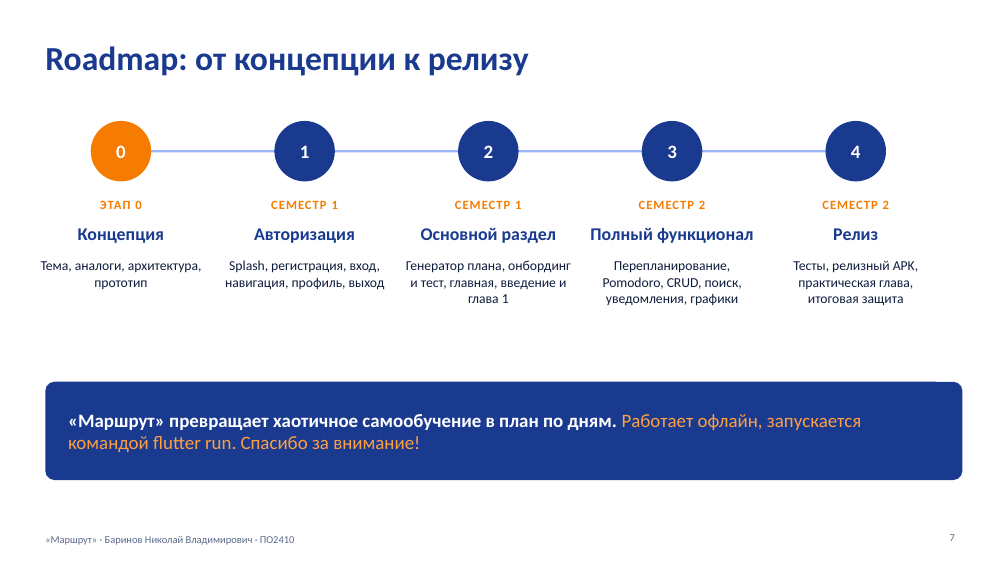
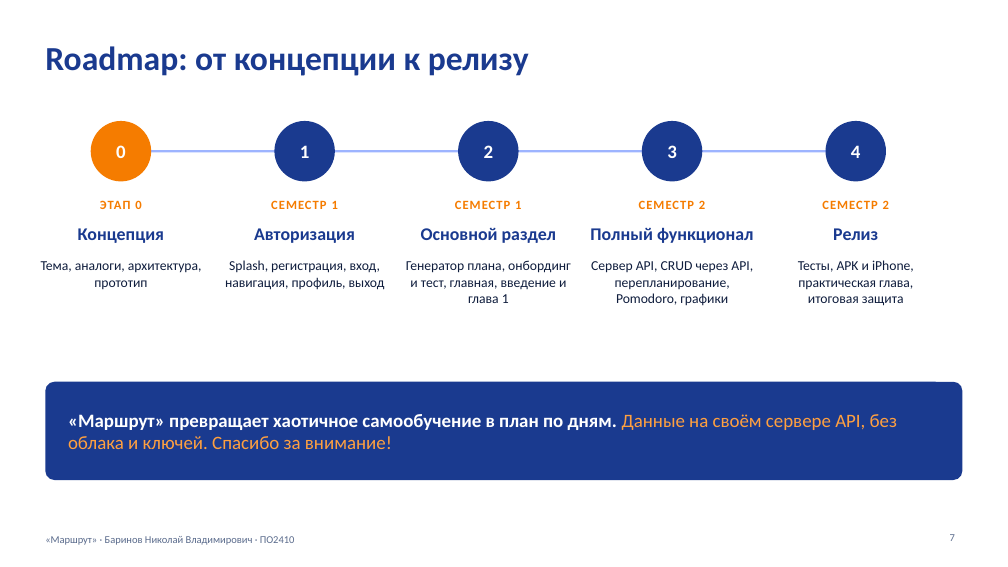
Before and after one commit to Barin5550/3_KURS_DIPLOMKA_BOBR_S, a slide deck: slide 7 of docs/presentation/Маршрут_защита_концепции.pptx. Drawn at 1008x567 pixels with LibreOffice and Linux fonts; fonts in the diff are those of the drawing. Boxes give left, top, right and bottom in pixels: in the first picture for what was removed or moved away, otherwise in the second. Text is boxed around its words. In the diff, an @@ line names an element or a change of style, - is before the commit and + after.

```diff
--- a/docs/presentation/Маршрут_защита_концепции.pptx
+++ b/docs/presentation/Маршрут_защита_концепции.pptx
@@ text at (x1=591, y1=261, x2=753, y2=306): text changed @@
-Перепланирование, Pomodoro, CRUD, поиск, уведомления, графики
+Сервер API, CRUD через API, перепланирование, Pomodoro, графики
@@ text at (x1=798, y1=260, x2=914, y2=306): text changed @@
-Тесты, релизный APK, практическая глава, итоговая защита
+Тесты, APK и iPhone, практическая глава, итоговая защита
@@ text at (x1=68, y1=414, x2=897, y2=449): text changed @@
-«Маршрут» превращает хаотичное самообучение в план по дням. Работает офлайн, запускается командой flutter run. Спасибо за внимание!
+«Маршрут» превращает хаотичное самообучение в план по дням. Данные на своём сервере API, без облака и ключей. Спасибо за внимание!
```
Also in this commit, not shown: 1 other slide changed, 1 slide added, 1 slide removed, 5 other files.
